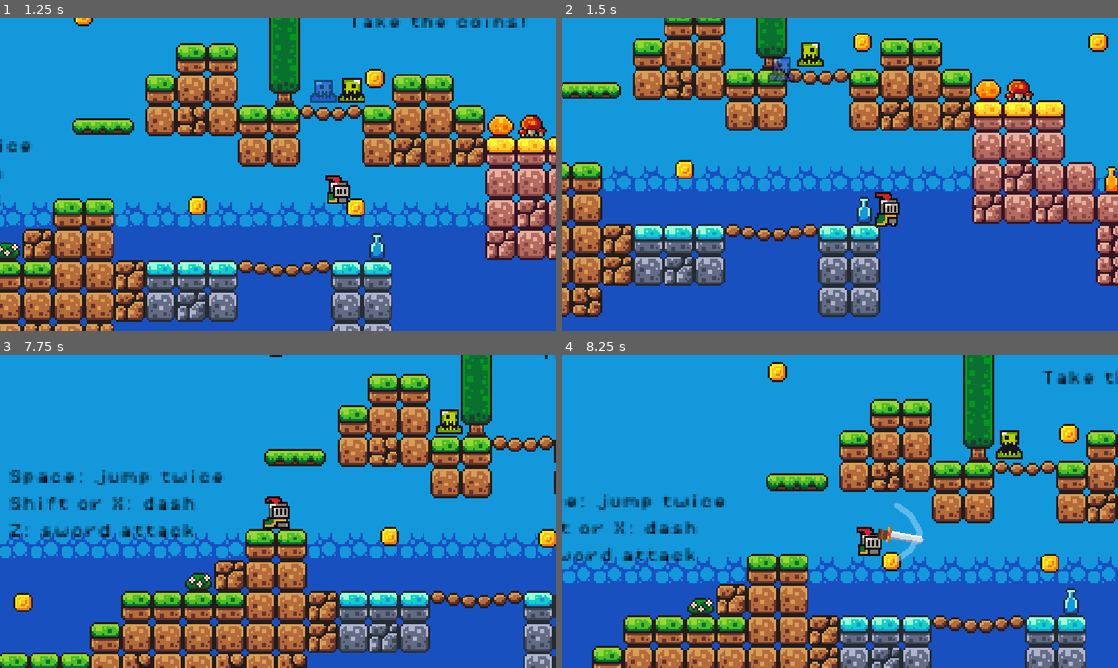
Above: before the commit, frames 1-4 (two rows, left to right).
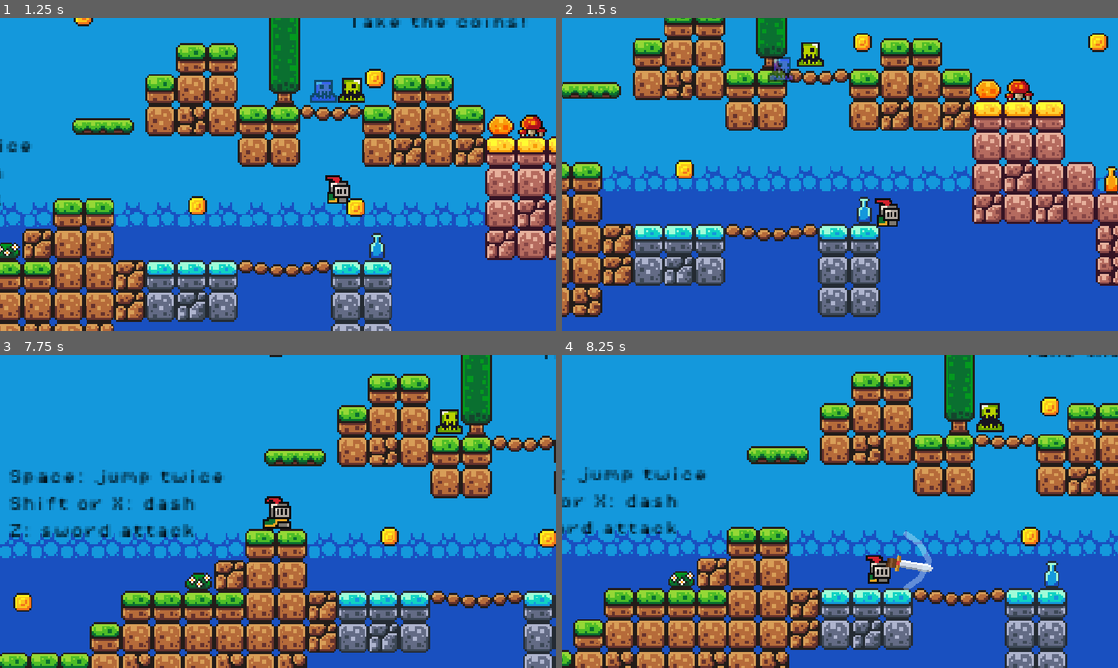
Above: after the commit, the same moments.

Repository: trueantonio/tutorial-godot
Game: Godot game, scene res://scenes/game.tscn
Two runs of this game, one before a commit and one after it. Both use one fixed random seed, a clock stepped at 60 frames per second and the inputs below.
Inputs:
- Up to frame 1 (1.25 s): hold Right (move_right) from 0.53 s (still down); tap Z (attack) at 0.6 s; tap Space (jump) at 0.77, 1.07 s; tap Shift (dash) at 0.8 s
- Up to frame 2 (1.5 s): keep holding Right (move_right); tap Shift (dash) at 1.35 s
- Up to frame 3 (7.75 s): tap Space (jump) at 1.52, 1.55, 1.82, 2.1, 3.02, 3.32, 3.77, 3.8, 4.07, 4.52, 4.82, 5.85, 6.02, 6.32, 6.77, 7.07, 7.52 s; release Right (move_right) at 2.03 s; hold Left (move_left) 2.03-2.78 s; tap Z (attack) at 2.3, 2.85, 4.35, 6.6 s; hold Right (move_right) 2.78-4.28 s; tap Shift (dash) at 3.05, 3.6, 5.1, 7.35 s; hold Left (move_left) 4.28-5.03 s; hold Right (move_right) 5.03-5.78 s; hold Left (move_left) 5.78-7.28 s; hold Right (move_right) from 7.28 s (still down)
- Up to frame 4 (8.25 s): keep holding Right (move_right); tap Space (jump) at 7.82 s; tap Z (attack) at 8.1 s

Frame 1 is identical in both runs. In frame 2, 0.3% of the frame differs, in the area x 56-61%, y 55-67%; in frame 3, 0.9%; in frame 4, 49%, in the area x 0-100%, y 0-100%.

Commit message:
Add Machine State
Añadida una máquina de estados que contemple las acciones y mecánicas del personaje principal. Reorganización del código a uno más limpio.

Diff:
--- a/scenes/player.tscn
+++ b/scenes/player.tscn
@@ -6,6 +6,13 @@
 [ext_resource type="AudioStream" uid="uid://dte11vqyu1a0r" path="res://assets/sounds/power_up.wav" id="3_double"]
 [ext_resource type="AudioStream" uid="uid://b0sxdruwyr0uk" path="res://assets/sounds/tap.wav" id="4_dash"]
 [ext_resource type="Texture2D" uid="uid://bh42wab5wjbgb" path="res://assets/sprites/sword.png" id="5_sword"]
+[ext_resource type="Script" uid="uid://dl8i58dd1w23j" path="res://scripts/state_machine.gd" id="6_fsm"]
+[ext_resource type="Script" uid="uid://86023ynjnrpu" path="res://scripts/states/player_idle.gd" id="7_idle"]
+[ext_resource type="Script" uid="uid://bonay4cq1a1pe" path="res://scripts/states/player_run.gd" id="8_run"]
+[ext_resource type="Script" uid="uid://dlmwsx71atgn0" path="res://scripts/states/player_jump.gd" id="9_jump"]
+[ext_resource type="Script" uid="uid://cq5knskv308ux" path="res://scripts/states/player_fall.gd" id="10_fall"]
+[ext_resource type="Script" uid="uid://cnn1gwyqjhe7x" path="res://scripts/states/player_dash.gd" id="11_dash"]
+[ext_resource type="Script" uid="uid://bsnc5gp570k55" path="res://scripts/states/player_wall_slide.gd" id="12_wall"]
 
 [sub_resource type="AtlasTexture" id="AtlasTexture_g2els"]
 atlas = ExtResource("1_3vyb7")
@@ -239,4 +246,26 @@
 bus = &"SFX"
 pitch_scale = 1.35
 
+[node name="StateMachine" type="Node" parent="."]
+script = ExtResource("6_fsm")
+initial_state = NodePath("Idle")
+
+[node name="Idle" type="Node" parent="StateMachine"]
+script = ExtResource("7_idle")
+
+[node name="Run" type="Node" parent="StateMachine"]
+script = ExtResource("8_run")
+
+[node name="Jump" type="Node" parent="StateMachine"]
+script = ExtResource("9_jump")
+
+[node name="Fall" type="Node" parent="StateMachine"]
+script = ExtResource("10_fall")
+
+[node name="Dash" type="Node" parent="StateMachine"]
+script = ExtResource("11_dash")
+
+[node name="WallSlide" type="Node" parent="StateMachine"]
+script = ExtResource("12_wall")
+
 [connection signal="area_entered" from="SwordHitbox" to="." method="_on_sword_hitbox_area_entered"]
--- a/scripts/player.gd
+++ b/scripts/player.gd
@@ -1,3 +1,4 @@
+class_name Player
 extends CharacterBody2D
 
 
@@ -41,7 +42,6 @@
 var dash_timer := 0.0
 var dash_cooldown_timer := 0.0
 var dash_direction := 1.0
-var is_wall_sliding := false
 var attack_timer := 0.0
 var attack_cooldown_timer := 0.0
 
@@ -57,25 +57,13 @@
 
 func _physics_process(delta: float) -> void:
 	var on_floor := is_on_floor()
-	var direction := Input.get_axis("move_left", "move_right")
-	var wall_normal := get_wall_normal()
-	var pushing_into_wall := direction != 0.0 and direction * wall_normal.x < 0.0
-
-	# Timers.
+
+	# Shared timers. The Dash state owns dash_timer.
 	coyote_timer = COYOTE_TIME if on_floor else maxf(coyote_timer - delta, 0.0)
 	jump_buffer_timer = maxf(jump_buffer_timer - delta, 0.0)
-	dash_timer = maxf(dash_timer - delta, 0.0)
 	dash_cooldown_timer = maxf(dash_cooldown_timer - delta, 0.0)
 	attack_timer = maxf(attack_timer - delta, 0.0)
 	attack_cooldown_timer = maxf(attack_cooldown_timer - delta, 0.0)
-
-	is_wall_sliding = (
-		not on_floor
-		and is_on_wall()
-		and pushing_into_wall
-		and velocity.y > 0.0
-		and dash_timer <= 0.0
-	)
 
 	# Recharge jumps and air dashes when touching the ground.
 	if on_floor:
@@ -85,55 +73,18 @@
 		# Walking off a ledge uses the first jump.
 		jumps_left = MAX_JUMPS - 1
 
-	# Gravity (disabled during a dash so it stays horizontal).
-	if not on_floor and dash_timer <= 0.0:
-		velocity += get_gravity() * delta
-		if is_wall_sliding:
-			velocity.y = minf(velocity.y, WALL_SLIDE_SPEED)
-
 	# Buffer jump presses so they still work a few frames before landing.
 	if Input.is_action_just_pressed("jump"):
 		jump_buffer_timer = JUMP_BUFFER_TIME
 
-	# Jump, wall jump, double jump, or coyote jump.
-	if jump_buffer_timer > 0.0:
-		if is_wall_sliding:
-			_wall_jump(wall_normal)
-		elif coyote_timer > 0.0:
-			_jump(JUMP_VELOCITY, false)
-		elif jumps_left > 0:
-			_jump(DOUBLE_JUMP_VELOCITY, true)
-
-	# Release jump early for a shorter hop.
-	if Input.is_action_just_released("jump") and velocity.y < 0.0:
-		velocity.y *= JUMP_CUT_MULTIPLIER
-
-	# Dash.
-	if Input.is_action_just_pressed("dash") and dash_cooldown_timer <= 0.0 and dash_timer <= 0.0:
-		_start_dash(on_floor)
-
 	# Face the direction of movement before attacking.
+	var direction := get_input_direction()
 	if direction != 0.0:
 		animated_sprite.flip_h = direction < 0.0
 
-	# Sword attack.
+	# Sword attack (independent from the locomotion state machine).
 	if Input.is_action_just_pressed("attack") and attack_cooldown_timer <= 0.0:
 		_start_attack()
-
-	if dash_timer > 0.0:
-		velocity.x = dash_direction * DASH_SPEED
-		velocity.y = 0.0
-	elif is_wall_sliding:
-		# Stick to the wall and slide down slowly while holding toward it.
-		velocity.x = -wall_normal.x * WALL_STICK_SPEED
-	else:
-		var target_speed := direction * SPEED
-		var acceleration := GROUND_ACCELERATION if on_floor else AIR_ACCELERATION
-		var friction := GROUND_FRICTION if on_floor else AIR_FRICTION
-		if direction != 0.0:
-			velocity.x = move_toward(velocity.x, target_speed, acceleration * delta)
-		else:
-			velocity.x = move_toward(velocity.x, 0.0, friction * delta)
 
 	# Sword swing visual and hit detection.
 	if attack_timer > 0.0:
@@ -147,49 +98,79 @@
 		sword_slash.visible = false
 		sword_hitbox.monitoring = false
 
-	_update_animation(on_floor, direction)
-	move_and_slide()
-
-
-func _jump(jump_velocity: float, is_double_jump: bool) -> void:
+
+func get_input_direction() -> float:
+	return Input.get_axis("move_left", "move_right")
+
+
+func apply_horizontal_movement(delta: float, on_floor: bool) -> void:
+	var direction := get_input_direction()
+	var target_speed := direction * SPEED
+	var acceleration := GROUND_ACCELERATION if on_floor else AIR_ACCELERATION
+	var friction := GROUND_FRICTION if on_floor else AIR_FRICTION
+
+	if direction != 0.0:
+		velocity.x = move_toward(velocity.x, target_speed, acceleration * delta)
+	else:
+		velocity.x = move_toward(velocity.x, 0.0, friction * delta)
+
+
+func try_start_dash(on_floor: bool) -> bool:
+	if dash_cooldown_timer > 0.0 or dash_timer > 0.0:
+		return false
+
+	if not on_floor:
+		if air_dashes_left <= 0:
+			return false
+		air_dashes_left -= 1
+
+	var direction := get_input_direction()
+	if direction == 0.0:
+		direction = -1.0 if animated_sprite.flip_h else 1.0
+
+	dash_direction = signf(direction)
+	dash_timer = DASH_DURATION
+	dash_cooldown_timer = DASH_COOLDOWN
+	dash_sound.play()
+	return true
+
+
+func perform_jump(jump_velocity: float, is_double: bool) -> void:
 	velocity.y = jump_velocity
 	jump_buffer_timer = 0.0
 	coyote_timer = 0.0
 	dash_timer = 0.0
 	jumps_left -= 1
 
-	if is_double_jump:
+	if is_double:
 		double_jump_sound.play()
 		_flash_sprite()
 	else:
 		jump_sound.play()
 
 
-func _wall_jump(wall_normal: Vector2) -> void:
+func perform_wall_jump(wall_normal: Vector2) -> void:
 	velocity.x = wall_normal.x * WALL_JUMP_PUSH
 	velocity.y = WALL_JUMP_VELOCITY
 	jump_buffer_timer = 0.0
 	coyote_timer = 0.0
 	dash_timer = 0.0
 	jumps_left = MAX_JUMPS - 1
-	is_wall_sliding = false
 	jump_sound.play()
 
 
-func _start_dash(on_floor: bool) -> void:
+func apply_jump_cut() -> void:
+	if Input.is_action_just_released("jump") and velocity.y < 0.0:
+		velocity.y *= JUMP_CUT_MULTIPLIER
+
+
+func update_locomotion_animation(on_floor: bool) -> void:
 	if not on_floor:
-		if air_dashes_left <= 0:
-			return
-		air_dashes_left -= 1
-
-	var direction := Input.get_axis("move_left", "move_right")
-	if direction == 0.0:
-		direction = -1.0 if animated_sprite.flip_h else 1.0
-
-	dash_direction = signf(direction)
-	dash_timer = DASH_DURATION
-	dash_cooldown_timer = DASH_COOLDOWN
-	dash_sound.play()
+		animated_sprite.play("jump")
+	elif absf(velocity.x) > 5.0 or get_input_direction() != 0.0:
+		animated_sprite.play("run")
+	else:
+		animated_sprite.play("idle")
 
 
 func _start_attack() -> void:
@@ -225,12 +206,3 @@
 	animated_sprite.modulate = Color(1.6, 1.6, 2.0)
 	var tween := create_tween()
 	tween.tween_property(animated_sprite, "modulate", Color.WHITE, 0.18)
-
-
-func _update_animation(on_floor: bool, direction: float) -> void:
-	if not on_floor:
-		animated_sprite.play("jump")
-	elif absf(velocity.x) > 5.0 or direction != 0.0:
-		animated_sprite.play("run")
-	else:
-		animated_sprite.play("idle")
--- /dev/null
+++ b/scripts/player_state.gd
@@ -0,0 +1,89 @@
+class_name PlayerState
+extends State
+
+const IDLE = "Idle"
+const RUNNING = "Run"
+const JUMPING = "Jump"
+const FALLING = "Fall"
+const DASHING = "Dash"
+const WALL_SLIDING = "WallSlide"
+
+@onready var player: Player = owner as Player
+
+
+func _ready() -> void:
+	assert(player != null, "PlayerState must be used inside a Player scene. The owner must be a Player node.")
+
+
+func get_input_direction() -> float:
+	return Input.get_axis("move_left", "move_right")
+
+
+func is_pushing_into_wall() -> bool:
+	var direction := get_input_direction()
+	var wall_normal := player.get_wall_normal()
+	return direction != 0.0 and direction * wall_normal.x < 0.0
+
+
+func can_wall_slide() -> bool:
+	return (
+		not player.is_on_floor()
+		and player.is_on_wall()
+		and is_pushing_into_wall()
+		and player.velocity.y > 0.0
+		and player.dash_timer <= 0.0
+	)
+
+
+func get_ground_state() -> String:
+	if get_input_direction() != 0.0 or absf(player.velocity.x) > 5.0:
+		return RUNNING
+	return IDLE
+
+
+func start_dash_if_requested() -> bool:
+	if not Input.is_action_just_pressed("dash"):
+		return false
+
+	if player.try_start_dash(player.is_on_floor()):
+		finished.emit(DASHING, {})
+		return true
+
+	return false
+
+
+func try_jump() -> bool:
+	if player.jump_buffer_timer <= 0.0:
+		return false
+
+	if player.coyote_timer > 0.0:
+		finished.emit(JUMPING, {"jump_velocity": Player.JUMP_VELOCITY, "is_double": false})
+		return true
+
+	if player.jumps_left > 0:
+		finished.emit(JUMPING, {"jump_velocity": Player.DOUBLE_JUMP_VELOCITY, "is_double": true})
+		return true
+
+	return false
+
+
+func apply_gravity(delta: float) -> void:
+	player.velocity += player.get_gravity() * delta
+
+
+func apply_air_movement(delta: float) -> void:
+	player.apply_horizontal_movement(delta, false)
+
+
+func apply_ground_movement(delta: float) -> void:
+	player.apply_horizontal_movement(delta, true)
+
+
+func apply_wall_slide_movement(delta: float) -> void:
+	player.velocity += player.get_gravity() * delta
+	player.velocity.y = minf(player.velocity.y, Player.WALL_SLIDE_SPEED)
+	player.velocity.x = -player.get_wall_normal().x * Player.WALL_STICK_SPEED
+
+
+func apply_jump_cut() -> void:
+	player.apply_jump_cut()
--- /dev/null
+++ b/scripts/state.gd
@@ -0,0 +1,25 @@
+class_name State
+extends Node
+
+## Emitted when the state wants to transition to another state.
+signal finished(next_state_path: String, data: Dictionary)
+
+
+func handle_input(_event: InputEvent) -> void:
+	pass
+
+
+func update(_delta: float) -> void:
+	pass
+
+
+func physics_update(_delta: float) -> void:
+	pass
+
+
+func enter(_previous_state_path: String, _data := {}) -> void:
+	pass
+
+
+func exit() -> void:
+	pass
--- /dev/null
+++ b/scripts/state_machine.gd
@@ -0,0 +1,42 @@
+class_name StateMachine
+extends Node
+
+## The initial state of the state machine. If not set, the first child node is used.
+@export var initial_state: State = null
+
+## The current state of the state machine.
+@onready var state: State = (func get_initial_state() -> State:
+	return initial_state if initial_state != null else get_child(0)
+).call()
+
+
+func _ready() -> void:
+	for state_node: State in find_children("*", "State"):
+		state_node.finished.connect(_transition_to_next_state)
+
+	# Wait for the owner to be ready so states can safely access its nodes.
+	await owner.ready
+	state.enter("")
+
+
+func _unhandled_input(event: InputEvent) -> void:
+	state.handle_input(event)
+
+
+func _process(delta: float) -> void:
+	state.update(delta)
+
+
+func _physics_process(delta: float) -> void:
+	state.physics_update(delta)
+
+
+func _transition_to_next_state(target_state_path: String, data: Dictionary = {}) -> void:
+	if not has_node(target_state_path):
+		printerr(str(owner.name) + ": Trying to transition to state " + target_state_path + " but it does not exist.")
+		return
+
+	var previous_state_path := state.name
+	state.exit()
+	state = get_node(target_state_path)
+	state.enter(previous_state_path, data)
--- /dev/null
+++ b/scripts/states/player_dash.gd
@@ -0,0 +1,39 @@
+extends PlayerState
+
+
+func enter(_previous_state_path: String, _data := {}) -> void:
+	player.velocity.x = player.dash_direction * Player.DASH_SPEED
+	player.velocity.y = 0.0
+	player.update_locomotion_animation(player.is_on_floor())
+
+
+func physics_update(delta: float) -> void:
+	# Jumping cancels a dash, as it did before.
+	if try_jump():
+		apply_jump_cut()
+		player.move_and_slide()
+		return
+
+	player.dash_timer = maxf(player.dash_timer - delta, 0.0)
+
+	if player.dash_timer > 0.0:
+		player.velocity.x = player.dash_direction * Player.DASH_SPEED
+		player.velocity.y = 0.0
+		player.update_locomotion_animation(player.is_on_floor())
+		player.move_and_slide()
+		return
+
+	# The dash just ended: apply normal movement for this frame and leave.
+	if player.is_on_floor():
+		apply_ground_movement(delta)
+	else:
+		apply_gravity(delta)
+		apply_air_movement(delta)
+
+	player.update_locomotion_animation(player.is_on_floor())
+	player.move_and_slide()
+
+	if player.is_on_floor():
+		finished.emit(get_ground_state(), {})
+	else:
+		finished.emit(FALLING, {})
--- /dev/null
+++ b/scripts/states/player_fall.gd
@@ -0,0 +1,43 @@
+extends PlayerState
+
+
+func enter(_previous_state_path: String, _data := {}) -> void:
+	player.animated_sprite.play("jump")
+
+
+func physics_update(delta: float) -> void:
+	# Wall jump has priority over a dash, just like in the original movement code.
+	if can_wall_slide() and player.jump_buffer_timer > 0.0:
+		player.perform_wall_jump(player.get_wall_normal())
+		apply_jump_cut()
+		player.move_and_slide()
+		finished.emit(JUMPING, {"preserve_velocity": true})
+		return
+
+	# Dashing cancels a wall slide.
+	if start_dash_if_requested():
+		player.move_and_slide()
+		return
+
+	# Stay glued to the wall and slide down slowly while holding toward it.
+	if can_wall_slide():
+		apply_wall_slide_movement(delta)
+		player.move_and_slide()
+		finished.emit(WALL_SLIDING, {})
+		return
+
+	apply_gravity(delta)
+	apply_air_movement(delta)
+
+	if try_jump():
+		apply_jump_cut()
+		player.move_and_slide()
+		return
+
+	apply_jump_cut()
+	player.move_and_slide()
+
+	if player.is_on_floor():
+		finished.emit(get_ground_state(), {})
+	elif can_wall_slide():
+		finished.emit(WALL_SLIDING, {})
--- /dev/null
+++ b/scripts/states/player_idle.gd
@@ -0,0 +1,25 @@
+extends PlayerState
+
+
+func enter(_previous_state_path: String, _data := {}) -> void:
+	player.animated_sprite.play("idle")
+
+
+func physics_update(delta: float) -> void:
+	apply_ground_movement(delta)
+
+	if try_jump():
+		apply_jump_cut()
+		player.move_and_slide()
+		return
+
+	if start_dash_if_requested():
+		player.move_and_slide()
+		return
+
+	player.move_and_slide()
+
+	if not player.is_on_floor():
+		finished.emit(FALLING, {})
+	elif get_ground_state() == RUNNING:
+		finished.emit(RUNNING, {})
--- /dev/null
+++ b/scripts/states/player_jump.gd
@@ -0,0 +1,39 @@
+extends PlayerState
+
+
+func enter(_previous_state_path: String, data := {}) -> void:
+	player.animated_sprite.play("jump")
+
+	# The wall-slide state applies the wall-jump velocity itself and asks us
+	# to preserve it, so we don't overwrite it here.
+	if data.get("preserve_velocity", false):
+		return
+
+	player.perform_jump(
+		data.get("jump_velocity", Player.JUMP_VELOCITY),
+		data.get("is_double", false)
+	)
+
+
+func physics_update(delta: float) -> void:
+	apply_gravity(delta)
+	apply_air_movement(delta)
+
+	# A second jump press while airborne performs a double jump.
+	if try_jump():
+		apply_jump_cut()
+		player.move_and_slide()
+		return
+
+	apply_jump_cut()
+
+	if start_dash_if_requested():
+		player.move_and_slide()
+		return
+
+	player.move_and_slide()
+
+	if player.is_on_floor():
+		finished.emit(get_ground_state(), {})
+	elif player.velocity.y >= 0.0:
+		finished.emit(FALLING, {})
--- /dev/null
+++ b/scripts/states/player_run.gd
@@ -0,0 +1,25 @@
+extends PlayerState
+
+
+func enter(_previous_state_path: String, _data := {}) -> void:
+	player.animated_sprite.play("run")
+
+
+func physics_update(delta: float) -> void:
+	apply_ground_movement(delta)
+
+	if try_jump():
+		apply_jump_cut()
+		player.move_and_slide()
+		return
+
+	if start_dash_if_requested():
+		player.move_and_slide()
+		return
+
+	player.move_and_slide()
+
+	if not player.is_on_floor():
+		finished.emit(FALLING, {})
+	elif get_input_direction() == 0.0 and absf(player.velocity.x) <= 5.0:
+		finished.emit(IDLE, {})
--- /dev/null
+++ b/scripts/states/player_wall_slide.gd
@@ -0,0 +1,38 @@
+extends PlayerState
+
+
+func enter(_previous_state_path: String, _data := {}) -> void:
+	player.animated_sprite.play("jump")
+
+
+func physics_update(delta: float) -> void:
+	if player.is_on_floor():
+		apply_ground_movement(delta)
+		player.move_and_slide()
+		finished.emit(get_ground_state(), {})
+		return
+
+	# Released the wall: go back to normal air movement this same frame.
+	if not can_wall_slide():
+		apply_gravity(delta)
+		apply_air_movement(delta)
+		player.move_and_slide()
+		finished.emit(FALLING, {})
+		return
+
+	if player.jump_buffer_timer > 0.0:
+		player.perform_wall_jump(player.get_wall_normal())
+		apply_jump_cut()
+		player.move_and_slide()
+		finished.emit(JUMPING, {"preserve_velocity": true})
+		return
+
+	if start_dash_if_requested():
+		player.move_and_slide()
+		return
+
+	apply_wall_slide_movement(delta)
+	player.move_and_slide()
+
+	if player.is_on_floor():
+		finished.emit(get_ground_state(), {})
Not shown, added: scripts/player_state.gd.uid
Not shown, added: scripts/state.gd.uid
Not shown, added: scripts/state_machine.gd.uid
Not shown, added: scripts/states/player_dash.gd.uid
Not shown, added: scripts/states/player_fall.gd.uid
Not shown, added: scripts/states/player_idle.gd.uid
Not shown, added: scripts/states/player_jump.gd.uid
Not shown, added: scripts/states/player_run.gd.uid
Not shown, added: scripts/states/player_wall_slide.gd.uid
